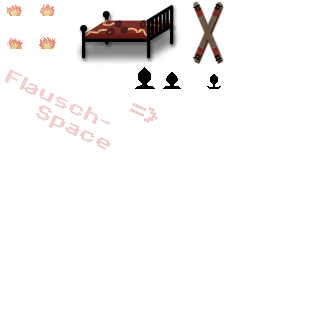
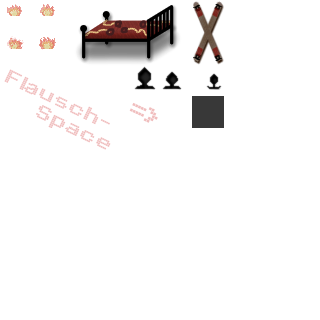
Layers edited between the first and the second 320 x 320 image:
added group "Gruppe 12" with 3 layers above "Malebene 11" over [134, 66, 224, 128]
moved "buttplug_s.png" into group "Gruppe 12" over [192, 73, 224, 128]
moved "buttplug_m.png" into group "Gruppe 12" over [162, 71, 224, 128]
moved "buttplug_l.png" into group "Gruppe 12" over [134, 66, 193, 128]
added layer "Malebene 11" (78%) above "fire.png" over [192, 73, 224, 128]
